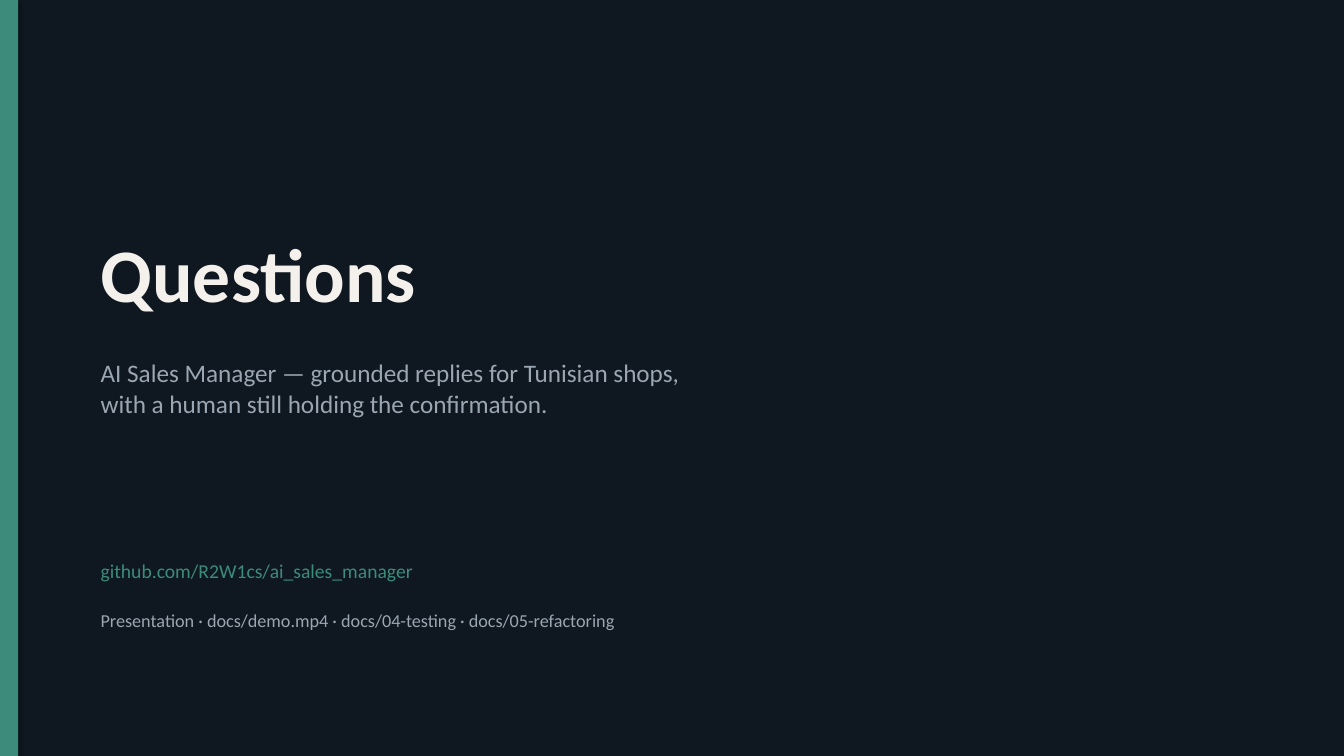
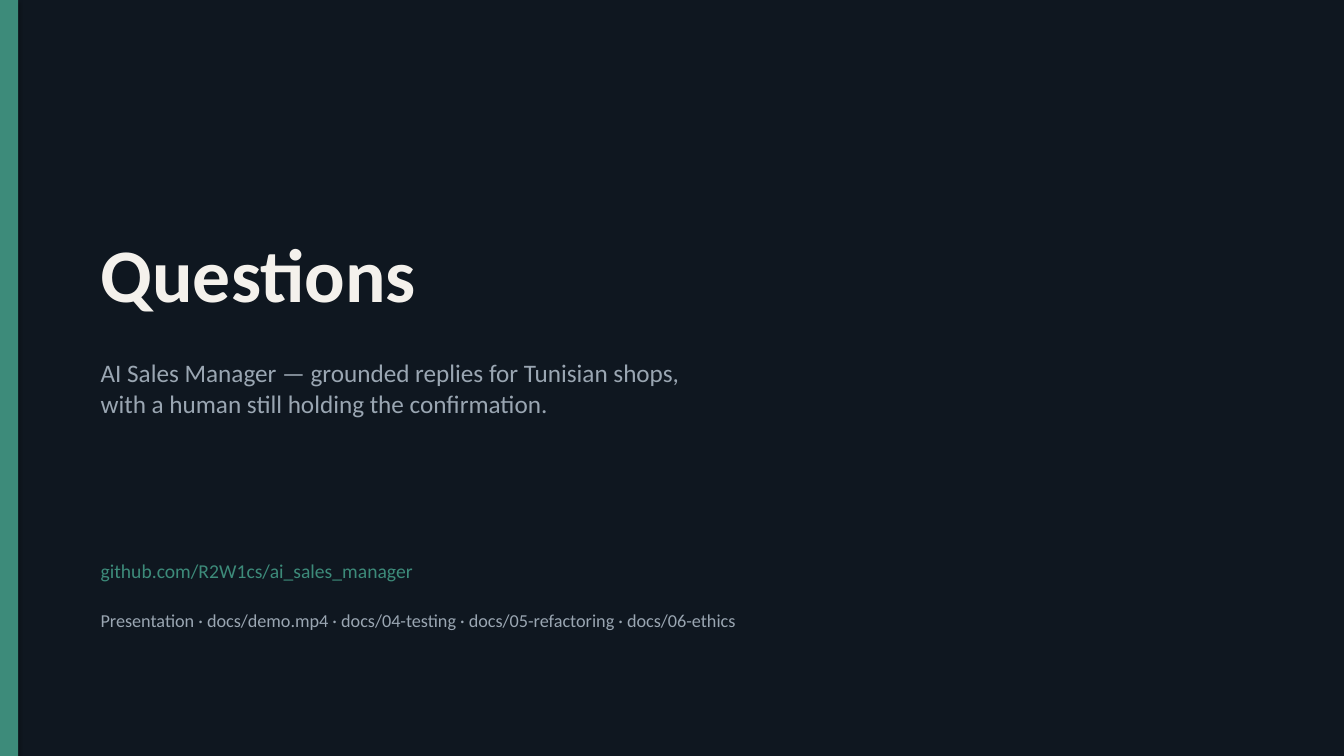
Before and after one commit to R2W1cs/ai_sales_manager, a slide deck: slide 14 of presentation/AI-Sales-Manager.pptx. Drawn at 1344x756 pixels with LibreOffice and Linux fonts; fonts in the diff are those of the drawing. Boxes give left, top, right and bottom in pixels: in the first picture for what was removed or moved away, otherwise in the second. Text is boxed around its words. In the diff, an @@ line names an element or a change of style, - is before the commit and + after.

```diff
--- a/presentation/AI-Sales-Manager.pptx
+++ b/presentation/AI-Sales-Manager.pptx
@@ text at <box>101,614,735,630</box>: text changed @@
-Presentation · docs/demo.mp4 · docs/04-testing · docs/05-refactoring
+Presentation · docs/demo.mp4 · docs/04-testing · docs/05-refactoring · docs/06-ethics
```
Also in this commit, not shown: 2 other slides changed, 15 other files.
